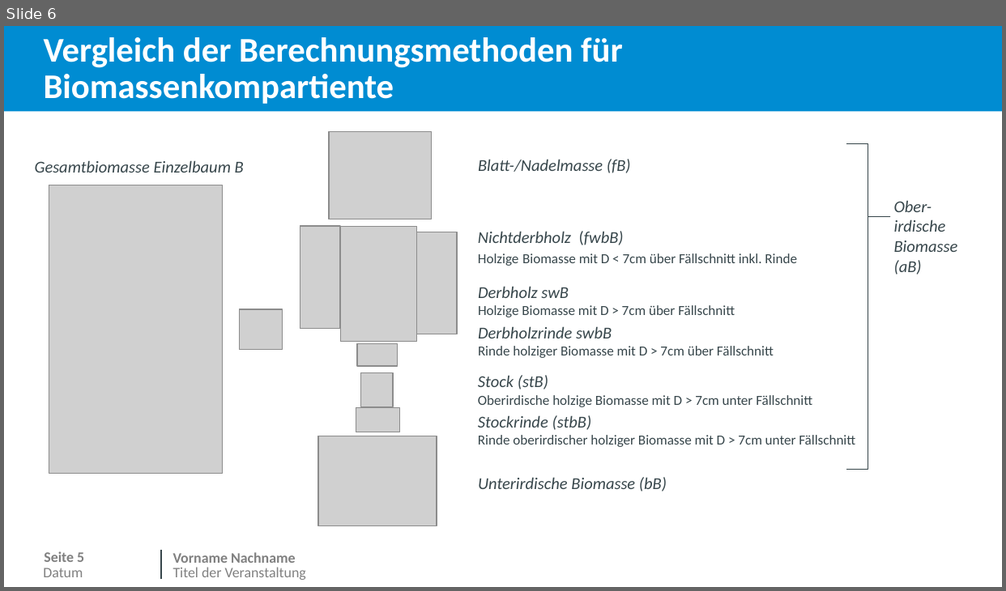
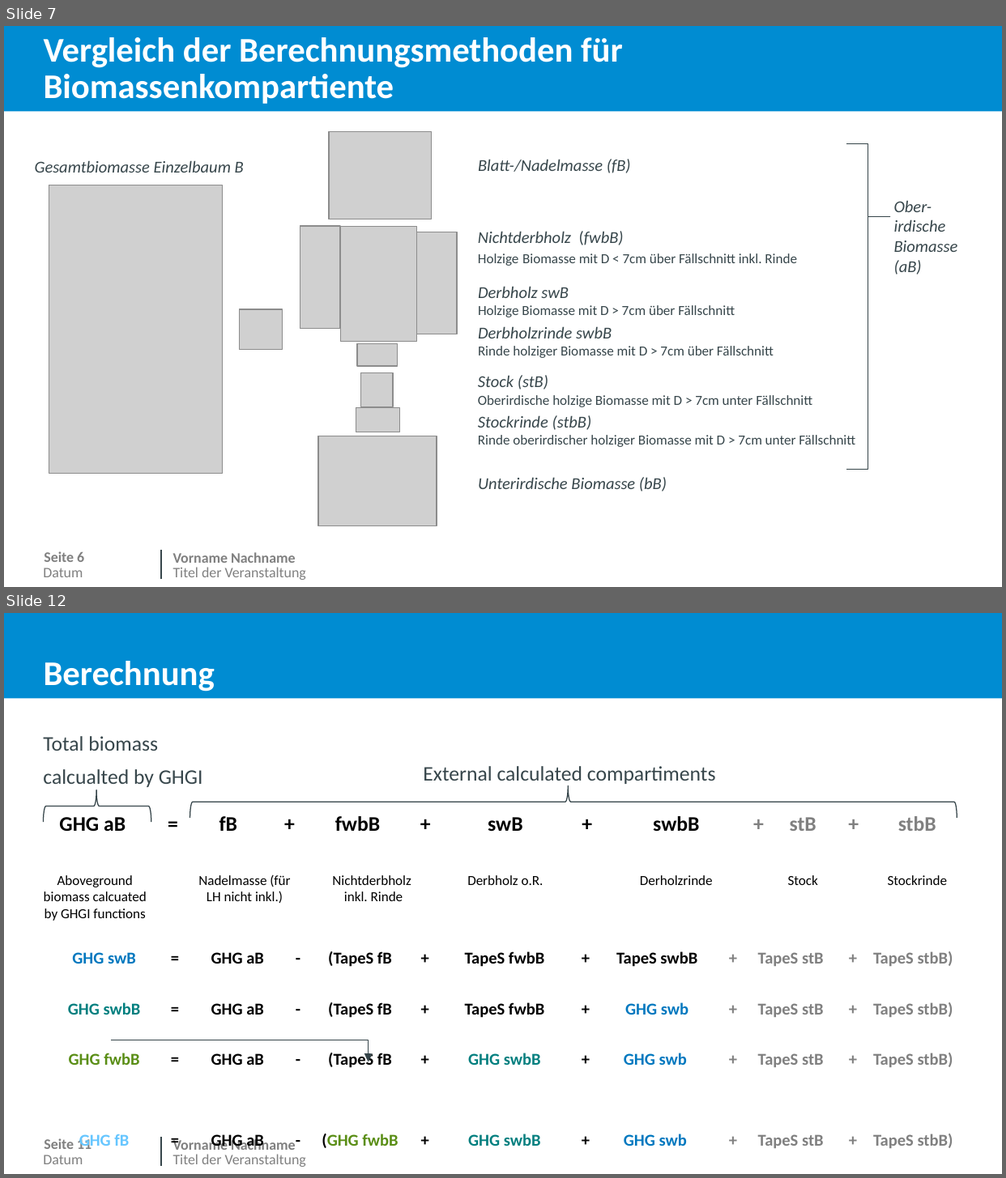
Before and after one commit to JetteGercken/TI_BZE_BE_analysis, a slide deck: info/biomasse_vergleich_MoMoK_BE.pptx. Shown one above the other, each under a label of ours: slide 6 before the commit, slides 7 and 12 after it; the slides between them are not shown. The pictures are 1006x591 and 1006x1178 pixels, drawn with LibreOffice and Linux fonts; fonts in the diff are those of the drawing; grey boxes stand for pictures; background and template pictures are left out. Boxes give left, top, right and bottom in pixels: in the first picture for what was removed or moved away, otherwise in the second. Text is boxed around its words. In the diff, an @@ line names an element or a change of style, - is before the commit and + after.

Commit message:
DHB theresholds biomass funkctions GHGI

```diff
--- a/info/biomasse_vergleich_MoMoK_BE.pptx
+++ b/info/biomasse_vergleich_MoMoK_BE.pptx
@@ slide 12 added at bbox=[4, 613, 1002, 1174], background #FFFFFF; not listed: 6 template elements that a slide beside it also shows @@
@@ title added at bbox=[44, 661, 215, 692], 25 pt, text #FFFFFF, bold @@
+Berechnung
@@ text added at bbox=[43, 736, 203, 787], 15 pt, text #37464B @@
+Total biomass calcualted by GHGI
@@ text added at bbox=[423, 766, 716, 784], 15 pt, text #37464B @@
+External calculated compartiments
@@ table added at bbox=[32, 807, 972, 924], 2 rows, 13 columns @@
+GHG aB | = | fB | + | fwbB | + | swB | + | swbB | + | stB | + | stbB
+Aboveground biomass calcuated by GHGI functions |  | Nadelmasse (für LH nicht inkl.) |  | Nichtderbholz / inkl. Rinde |  | Derbholz o.R. |  | Derholzrinde |  | Stock |  | Stockrinde
@@ right brace added at bbox=[43, 790, 151, 821], outline #35454A 0.75 pt @@
@@ right brace added at bbox=[190, 786, 957, 818], outline #35454A 0.75 pt @@
@@ table added at bbox=[48, 943, 962, 1154], 5 rows, 13 columns @@
+GHG swB | = | GHG aB | - | (TapeS fB | + | TapeS fwbB | + | TapeS swbB | + | TapeS stB | + | TapeS stbB)
+GHG swbB | = | GHG aB | - | (TapeS fB | + | TapeS fwbB | + | GHG swb | + | TapeS stB | + | TapeS stbB)
+GHG fwbB | = | GHG aB | - | (TapeS fB | + | GHG swbB | + | GHG swb | + | TapeS stB | + | TapeS stbB)
+ |  |  |  |  |  |  |  |  |  |  |  | 
+GHG fB | = | GHG aB | - | (GHG fwbB | + | GHG swbB | + | GHG swb | + | TapeS stB | + | TapeS stbB)
@@ elbow arrow added from (111, 1040) to (368, 1062), #35454A 0.75 pt @@
@@ what was slide 6 is now slide 7 @@
@@ page number at bbox=[44, 552, 84, 562]: text changed @@
-Seite 5
+Seite 6
```
Also in this commit, not shown: 6 slides changed, 4 other slides added, 4 slides removed, 1 other file.
